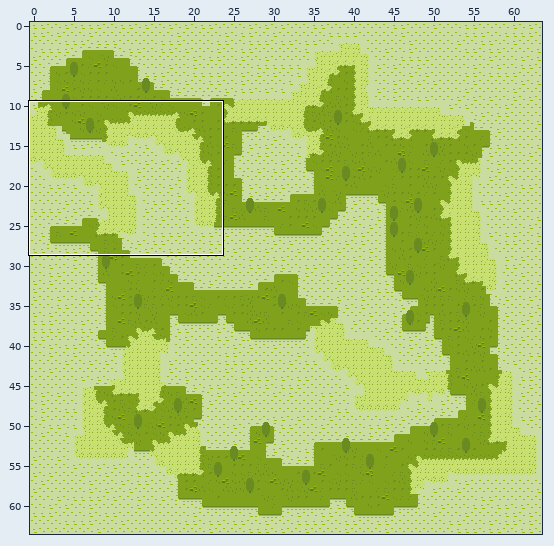
A Tiled map gets an edit: core/assets/maps/level4.tmx. Above, an overview of the earlier version with the close-up marked.
Close-up. As it was:
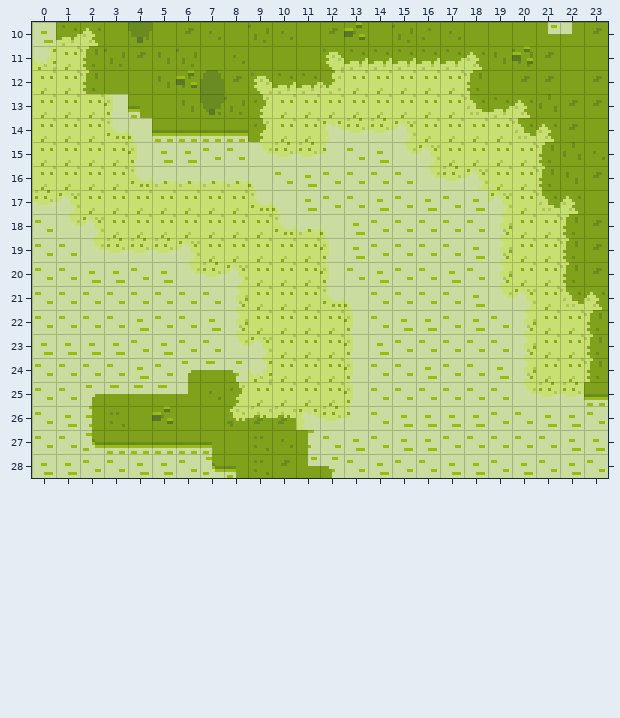
Cells are 8x8 px. Shown: x 0..23, y 10..28. The commit also changed other parts of the map, which this record leaves out.
After the commit:
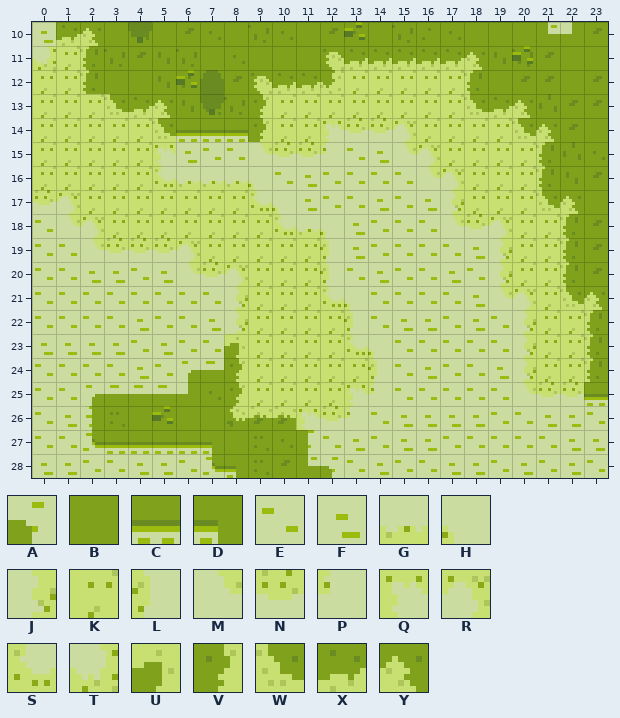
Key: from "tileset": A 2, B 9, C 17, D 25, E 26, F 34, G 121, H 122, J 128, K 129, L 130, M 136, N 137, P 138, Q 144, R 145, S 152, T 153, U 162, V 170, W 176, X 177, Y 185.
_ is an empty cell.
Difference:
Layer "base":
Tile F gives way to tile H in row 23 at x 14.
Tile E gives way to tile J in row 17 at x 17.
Tile F gives way to tile K in row 17 at x 18.
Tile H gives way to tile K in row 14 at x 4.
Tile L gives way to tile K in row 15 at x 4; in row 24 at x 13.
Tile R gives way to tile K in row 16 at x 18; in row 17 at x 19; in row 23 at x 9.
Tile S gives way to tile K in row 14 at x 3; in row 16 at x 4.
Tile T gives way to tile K in row 24 at x 9.
Tile E gives way to tile L in row 24 at x 14.
Tile E gives way to tile M in row 18 at x 17.
Tile E gives way to tile N in row 18 at x 18.
Tile E gives way to tile P in row 25 at x 14.
Tile F gives way to tile Q in row 15 at x 5.
Tile L gives way to tile Q in row 25 at x 13.
Tile J gives way to tile R in row 18 at x 19.
Tile N gives way to tile R in row 16 at x 17.
Tile G gives way to tile S in row 16 at x 5.
Tile L gives way to tile S in row 23 at x 13.
Tile M gives way to tile U in row 23 at x 8.
Tile A gives way to tile V in row 24 at x 8.
Tile C gives way to tile W in row 14 at x 5.
Tile L gives way to tile W in row 13 at x 3.
Tile D gives way to tile X in row 13 at x 4.
Tile B gives way to tile Y in row 13 at x 5.
Changed places in both close-ups, as pixel boxes (x1, y1, x2, y2):
changed: (104, 94, 176, 190)
changed: (443, 166, 512, 238)
changed: (224, 334, 272, 382)
changed: (344, 334, 389, 406)
